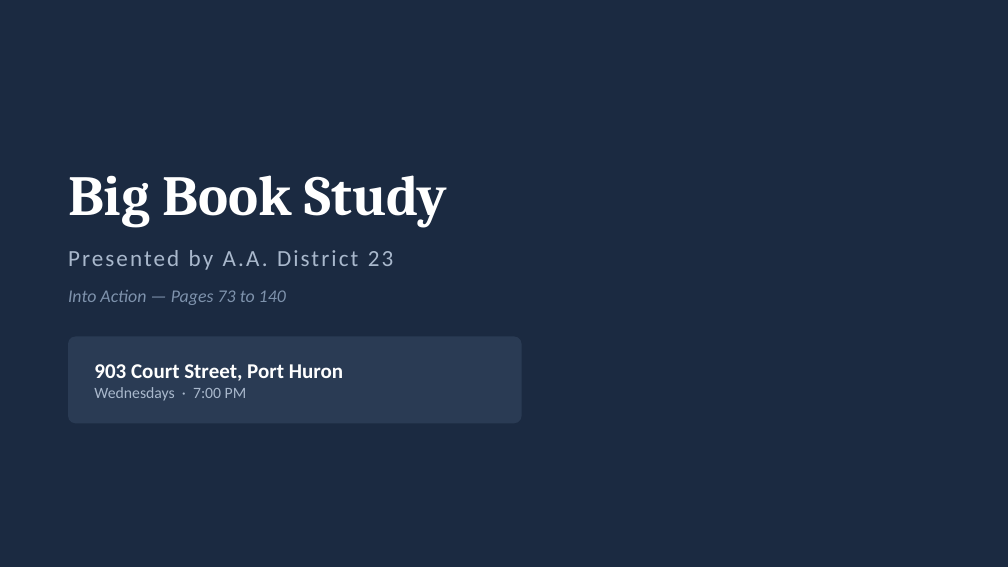
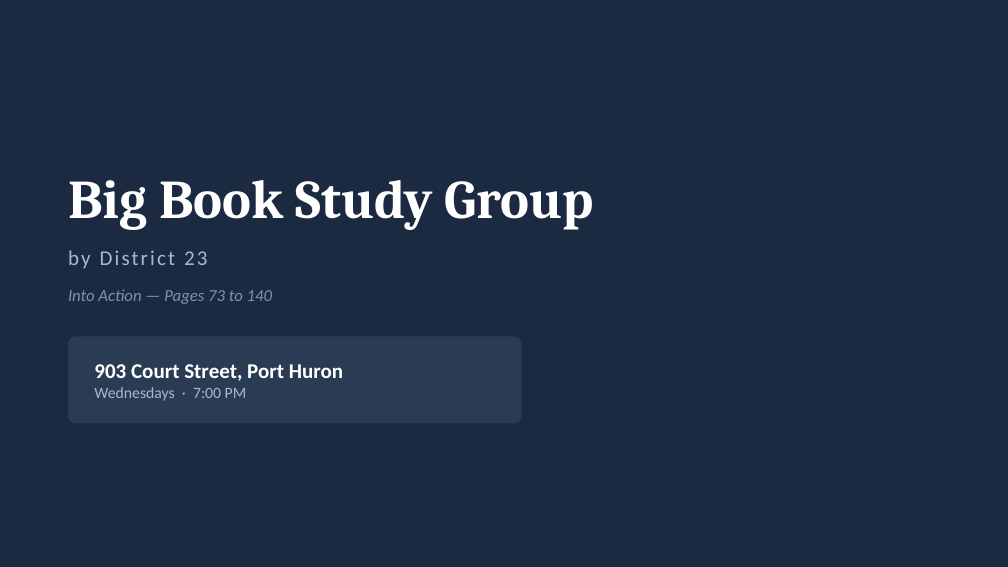
Before and after one commit to Faitality1982/LawStuff, a slide deck: slide 1 of aa-scan-deck/big-book-3-into-action.pptx. Drawn at 1008x567 pixels with LibreOffice and Linux fonts; fonts in the diff are those of the drawing. Boxes give left, top, right and bottom in pixels: in the first picture for what was removed or moved away, otherwise in the second. Text is boxed around its words. In the diff, an @@ line names an element or a change of style, - is before the commit and + after.

```diff
--- a/aa-scan-deck/big-book-3-into-action.pptx
+++ b/aa-scan-deck/big-book-3-into-action.pptx
@@ text at [68, 180, 594, 230]: text changed; size 54 to 52 pt @@
-Big Book Study
+Big Book Study Group
@@ text at [68, 250, 91, 269]: text changed; size 22 to 20 pt @@
-Presented by A.A. District 23
+by District 23
@@ text "Into Action — Pages 73 ..." at [68, 289, 272, 304]: size 17 to 16 pt @@
```
Also in this commit, not shown: 35 other slides changed, 5 other files.
